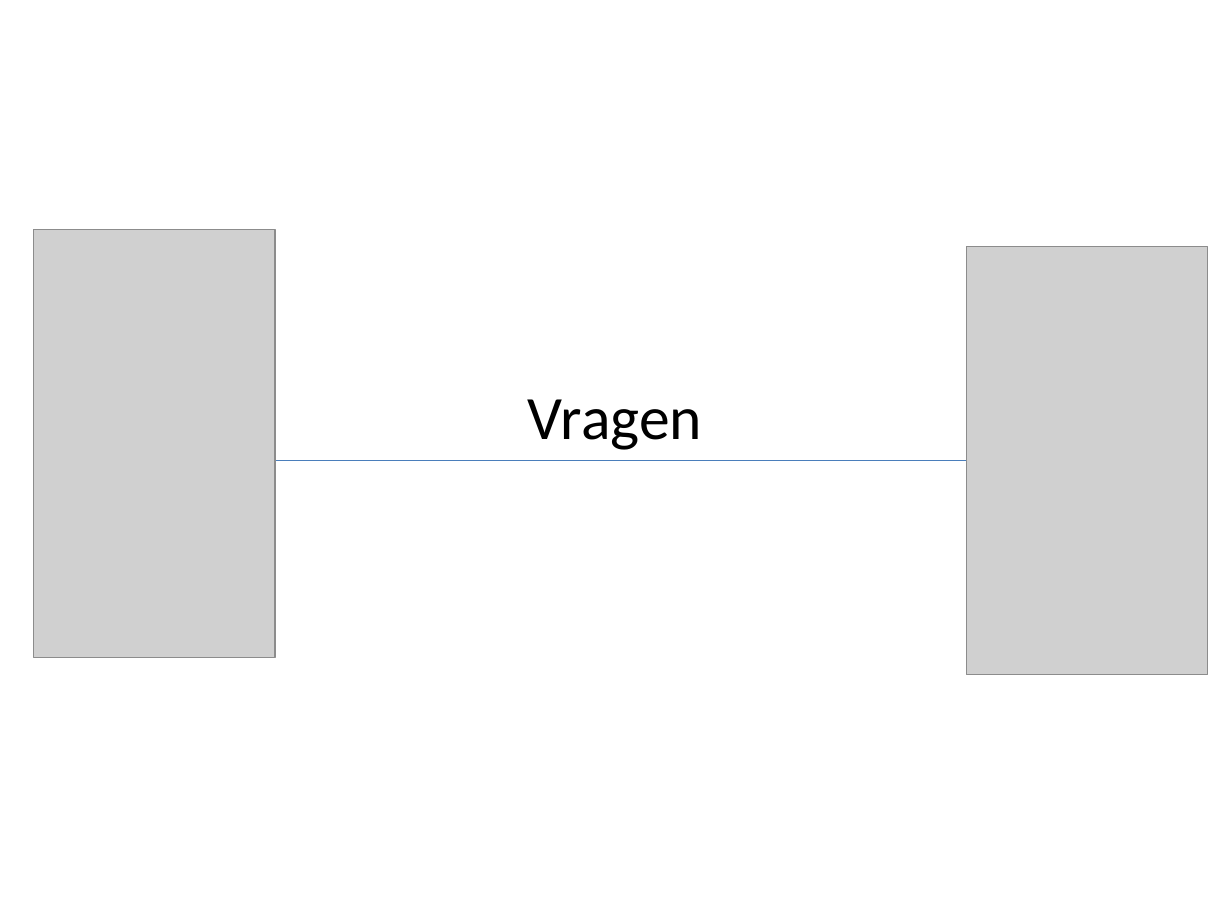
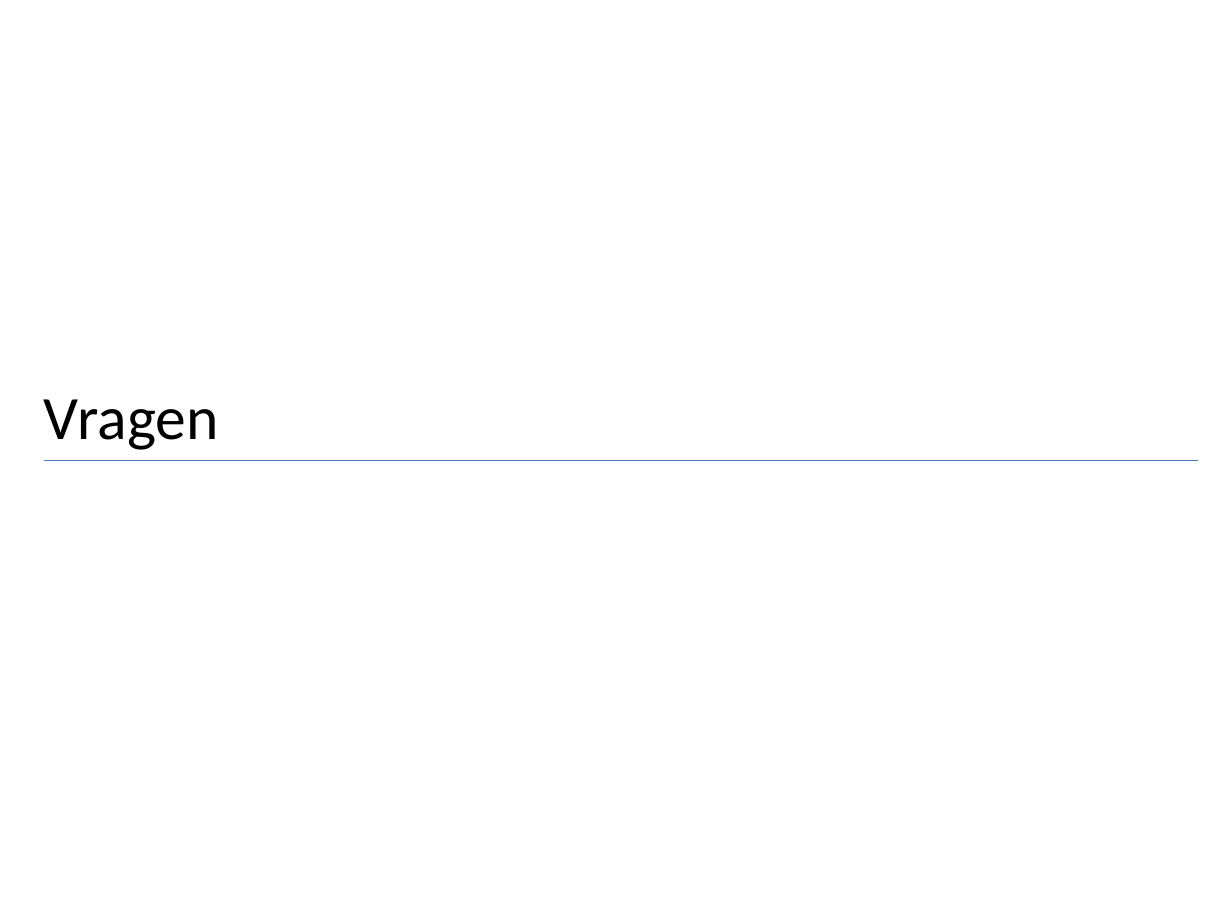
Before and after one commit to AlicedeVries/case, a slide deck: slide 13 of Case presentatie~6.pptx (slide 12 before the commit). Drawn at 1232x924 pixels with LibreOffice and Linux fonts; fonts in the diff are those of the drawing; grey boxes stand for pictures. Boxes give left, top, right and bottom in pixels: in the first picture for what was removed or moved away, otherwise in the second. Text is boxed around its words. In the diff, an @@ line names an element or a change of style, - is before the commit and + after.

```diff
--- a/Case presentatie~6.pptx
+++ b/Case presentatie~6.pptx
@@ picture removed at [34, 229, 276, 658] @@
@@ picture removed at [966, 246, 1207, 675] @@
@@ title "Vragen" at [44, 399, 219, 450]: alignment centre to left @@
```
Also in this commit, not shown: 4 other slides changed, 1 slide added.
